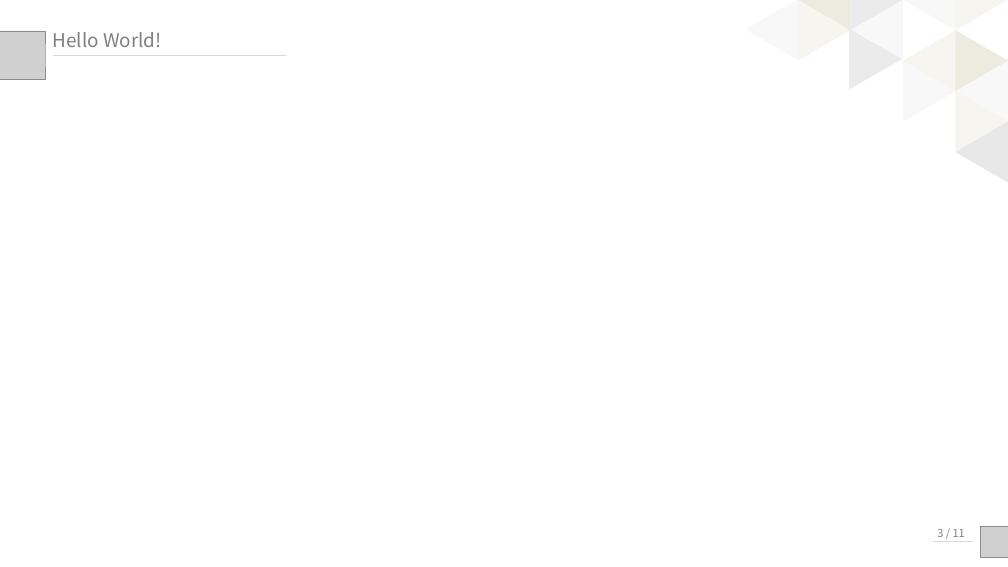
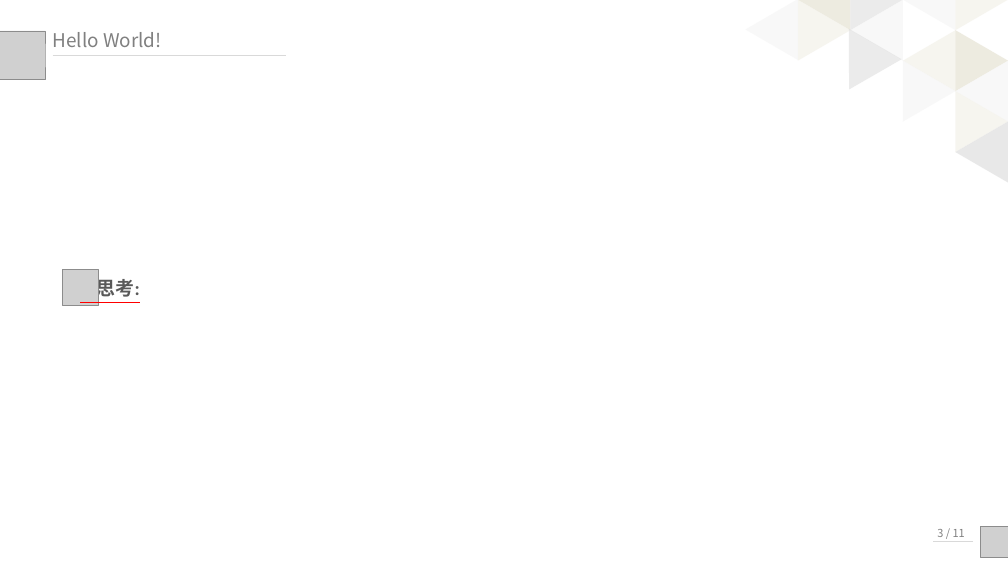
Before and after one commit to palmerye/Vue-Classroom, a slide deck: slide 10 of Presentation/Vue入门.pptx (slide 7 before the commit). Drawn at 1008x567 pixels with LibreOffice and Linux fonts; fonts in the diff are those of the drawing; grey boxes stand for pictures. Boxes give left, top, right and bottom in pixels: in the first picture for what was removed or moved away, otherwise in the second. Text is boxed around its words. In the diff, an @@ line names an element or a change of style, - is before the commit and + after.

Commit message:
update ppt

```diff
--- a/Presentation/Vue入门.pptx
+++ b/Presentation/Vue入门.pptx
@@ picture added at (x1=62, y1=270, x2=98, y2=306) @@
@@ text added at (x1=97, y1=276, x2=140, y2=301), 18 pt, text #595959, bold @@
+思考:
@@ line added from (80, 302) to (140, 302), #FF0000 0.75 pt @@
```
Also in this commit, not shown: 2 other slides changed, 3 slides added.
